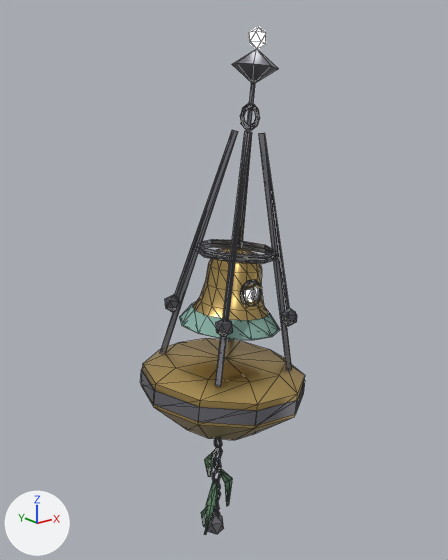
An edit to the glTF model game/assets/genius/forms/bell-channel-bell.glb, drawn before and after from the same camera.
One viewpoint serves both versions: a camera (50 mm lens) standing at (-0.503, -0.673, 0.718) and looking at (0.045, 0.012, 0.444). Lighting does not change. The marker at lower left points along +X, +Y and +Z. The picture after the commit comes second. Mesh edges are drawn as thin lines. Vertices at exactly the same position are counted once.

In view in the first picture: 'bell_channel_bell'.
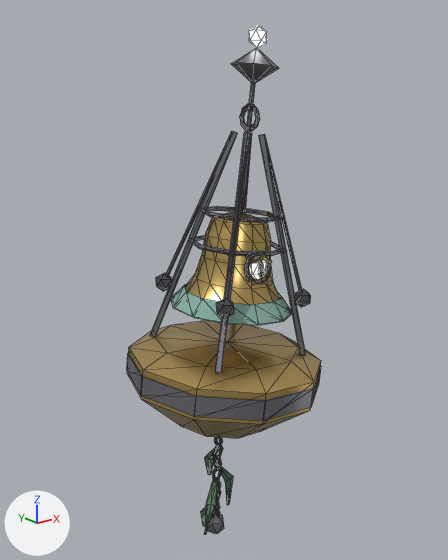
What changed in the scene script:
```text
Change me_bell_channel_bell:
    remove me_bell_channel_bell.from_pydata(...)  # 795 vertices, 1366 faces; spans x -0.092..0.16, y -0.12..0.12, z 0.0..0.793
    add me_bell_channel_bell.from_pydata(...)  # 795 vertices, 1366 faces; spans x -0.112..0.185, y -0.141..0.141, z 0.0..0.795
    me_bell_channel_bell part 1: the loose piece of 158 vertices spanning x -0.025..0.116, y -0.071..0.071, z 0.37..0.493 is scaled about its middle by 1.21, then moved by (0.003, 0.0, 0.038)
    me_bell_channel_bell part 2: the loose piece of 12 vertices spanning x 0.037..0.07, y -0.048..-0.044, z 0.44..0.452 is scaled about its middle by 1.21, then moved by (0.005, -0.01, 0.041)
    me_bell_channel_bell part 3: the loose piece of 44 vertices spanning x 0.031..0.073, y -0.046..-0.036, z 0.415..0.455 is scaled about its middle by 1.21, then moved by (0.005, -0.009, 0.039)
    me_bell_channel_bell part 4: the loose piece of 8 vertices spanning x 0.055..0.066, y -0.004..0.004, z 0.491..0.524 is moved by (0.006, 0.0, 0.051)
    me_bell_channel_bell part 5: the loose piece of 12 vertices spanning x -0.026..0.0, y 0.05..0.073, z 0.393..0.42 is moved by (-0.007, 0.011, 0.032)
    me_bell_channel_bell part 6: the loose piece of 12 vertices spanning x -0.026..0.0, y -0.073..-0.05, z 0.393..0.42 is moved by (-0.007, -0.011, 0.032)
    me_bell_channel_bell part 7: the loose piece of 12 vertices spanning x 0.096..0.122, y -0.073..-0.05, z 0.378..0.405 is moved by (0.015, -0.011, 0.03)
    me_bell_channel_bell part 8: the loose piece of 12 vertices spanning x 0.04..0.064, y -0.047..-0.035, z 0.421..0.45 is scaled about its middle by 1.21, then moved by (0.005, -0.009, 0.039)
    me_bell_channel_bell part 9: the loose piece of 12 vertices spanning x 0.049..0.055, y -0.049..-0.042, z 0.425..0.447 is scaled about its middle by 1.21, then moved by (0.005, -0.01, 0.039)
    me_bell_channel_bell part 10: the loose piece of 8 vertices spanning x 0.086..0.112, y 0.008..0.074, z 0.31..0.655 is multiplied about its middle by the matrix ((0.937, -0.004, -0.047), (0.002, 0.937, -0.045), (0.047, 0.045, 0.936)), then moved by (0.008, 0.006, 0.011)
    me_bell_channel_bell part 11: the loose piece of 8 vertices spanning x -0.035..0.071, y 0.008..0.074, z 0.326..0.659 is multiplied about its middle by the matrix ((0.937, 0.015, 0.047), (-0.012, 0.937, -0.043), (-0.047, 0.042, 0.936)), then moved by (-0.005, 0.006, 0.012)
    me_bell_channel_bell part 12: the loose piece of 8 vertices spanning x -0.035..0.071, y -0.074..-0.008, z 0.326..0.659 is multiplied about its middle by the matrix ((0.937, -0.015, 0.047), (0.012, 0.937, 0.043), (-0.047, -0.042, 0.936)), then moved by (-0.005, -0.006, 0.012)
    me_bell_channel_bell part 13: the loose piece of 8 vertices spanning x 0.086..0.112, y -0.074..-0.008, z 0.31..0.655 is multiplied about its middle by the matrix ((0.937, 0.004, -0.047), (-0.002, 0.937, 0.045), (0.047, -0.045, 0.936)), then moved by (0.008, -0.006, 0.011)
    me_bell_channel_bell part 14: the loose piece of 27 vertices spanning x -0.005..0.121, y -0.064..0.064, z 0.475..0.495 is scaled about its middle by (1.15, 1.15, 1.12), then moved by (0.001, 0.0, 0.012)
    me_bell_channel_bell part 15: the loose piece of 27 vertices spanning x -0.003..0.121, y -0.062..0.062, z 0.482..0.501 is scaled about its middle by (0.955, 0.955, 0.969), then moved by (0.006, 0.0, 0.05)
    me_bell_channel_bell part 16: the loose piece of 6 vertices spanning x -0.015..0.067, y 0.012..0.064, z 0.406..0.659 is scaled about its middle by (1.09, 1.23, 0.865), then moved by (-0.004, 0.006, 0.015)
    me_bell_channel_bell part 17: the loose piece of 6 vertices spanning x -0.015..0.067, y -0.064..-0.012, z 0.406..0.659 is scaled about its middle by (1.09, 1.23, 0.865), then moved by (-0.004, -0.006, 0.015)
    me_bell_channel_bell part 18: the loose piece of 6 vertices spanning x 0.092..0.112, y -0.064..-0.012, z 0.391..0.655 is multiplied about its middle by the matrix ((0.897, 0.008, -0.063), (-0.004, 0.897, 0.059), (0.064, -0.059, 0.895)), then moved by (0.007, -0.006, 0.014)
    me_bell_channel_bell part 19: the loose piece of 18 vertices spanning x 0.022..0.028, y -0.008..0.01, z 0.169..0.196 is moved by (0.001, 0.0, 0.005)
    me_bell_channel_bell part 20: 282 of 795 vertices moved; they spanned x -0.092..0.16, y -0.12..0.12, z 0.0..0.408 and now span x -0.112..0.185, y -0.141..0.141, z 0.0..0.437; mean shift (0.001, 0.0, 0.009); largest move (-0.087, 0.0, 0.32) -> (-0.106, 0.0, 0.348)
    other edits to the shape of me_bell_channel_bell do not show in these pictures
```

Boxes [x1, y1, x2, y2] around the edits, measured in the pictures (448 x 560 px; the box of a moved part takes in the faces that stretch with it):
'bell_channel_bell', reshaped (17% wider)
    before: [140, 27, 305, 534]
    after: [127, 26, 321, 534]
part 1 of me_bell_channel_bell, moved or reshaped
    before: [193, 247, 268, 320]
    after: [185, 213, 280, 304]
part 2 of me_bell_channel_bell, moved or reshaped
    before: [244, 283, 262, 291]
    after: [250, 256, 272, 264]
part 3 of me_bell_channel_bell, moved or reshaped
    before: [240, 280, 262, 306]
    after: [245, 251, 271, 284]
part 4 of me_bell_channel_bell, moved or reshaped
    before: [237, 227, 241, 249]
    after: [241, 191, 244, 214]
part 5 of me_bell_channel_bell, moved or reshaped
    before: [165, 295, 181, 312]
    after: [156, 273, 172, 291]
part 6 of me_bell_channel_bell, moved or reshaped
    before: [216, 318, 233, 337]
    after: [216, 298, 234, 318]
part 7 of me_bell_channel_bell, moved or reshaped
    before: [282, 309, 297, 326]
    after: [294, 289, 311, 307]
part 8 of me_bell_channel_bell, moved or reshaped
    before: [244, 284, 258, 302]
    after: [250, 256, 267, 279]
part 9 of me_bell_channel_bell, moved or reshaped
    before: [252, 288, 256, 301]
    after: [259, 261, 264, 278]
part 10 of me_bell_channel_bell, moved or reshaped
    before: [229, 132, 252, 340]
    after: [242, 133, 252, 214]
part 11 of me_bell_channel_bell, moved or reshaped
    before: [160, 130, 238, 354]
    after: [150, 131, 238, 337]
part 12 of me_bell_channel_bell, moved or reshaped
    before: [215, 131, 250, 386]
    after: [215, 132, 250, 373]
part 13 of me_bell_channel_bell, moved or reshaped
    before: [259, 133, 292, 370]
    after: [259, 134, 306, 356]
part 14 of me_bell_channel_bell, moved or reshaped
    before: [194, 244, 278, 264]
    after: [189, 235, 287, 257]
part 15 of me_bell_channel_bell, moved or reshaped
    before: [195, 239, 279, 259]
    after: [200, 206, 282, 223]
part 16 of me_bell_channel_bell, moved or reshaped
    before: [174, 131, 232, 297]
    after: [166, 131, 232, 276]
part 17 of me_bell_channel_bell, moved or reshaped
    before: [224, 131, 248, 318]
    after: [224, 133, 248, 299]
part 18 of me_bell_channel_bell, moved or reshaped
    before: [264, 133, 289, 310]
    after: [265, 137, 302, 291]
part 19 of me_bell_channel_bell, moved or reshaped
    before: [214, 439, 222, 451]
    after: [214, 437, 223, 448]
part 20 of me_bell_channel_bell, moved or reshaped
    before: [140, 303, 305, 534]
    after: [127, 284, 321, 534]
